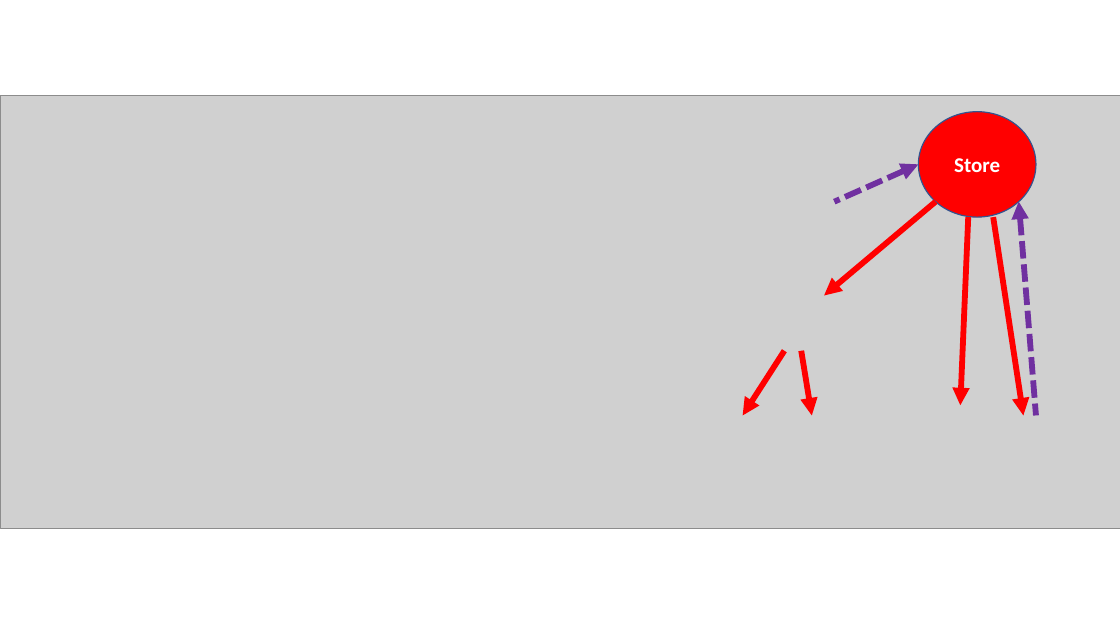
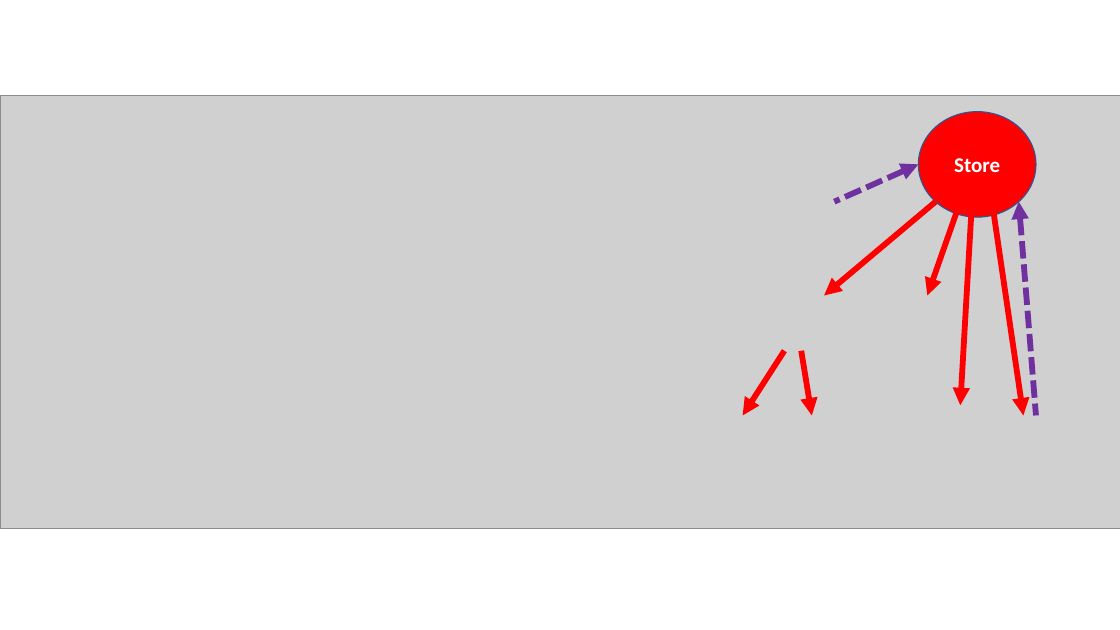
Before and after one commit to DarynHolmes/vue-vuex-interop, a slide deck: slide 35 of slides/Vue.pptx (slide 27 before the commit). Drawn at 1120x630 pixels with LibreOffice and Linux fonts; fonts in the diff are those of the drawing; grey boxes stand for pictures. Boxes give left, top, right and bottom in pixels: in the first picture for what was removed or moved away, otherwise in the second. Text is boxed around its words. In the diff, an @@ line names an element or a change of style, - is before the commit and + after.

```diff
--- a/slides/Vue.pptx
+++ b/slides/Vue.pptx
@@ arrow added from (960, 202) to (928, 296), #FF0000 5 pt @@
@@ arrow moved from (960, 405) - (969, 217) to (960, 405) - (972, 202) @@
@@ arrow moved from (1023, 416) - (993, 217) to (1023, 416) - (992, 202) @@
```
Also in this commit, not shown: 14 other slides changed, 11 slides added, 3 slides removed, 2 other files.
